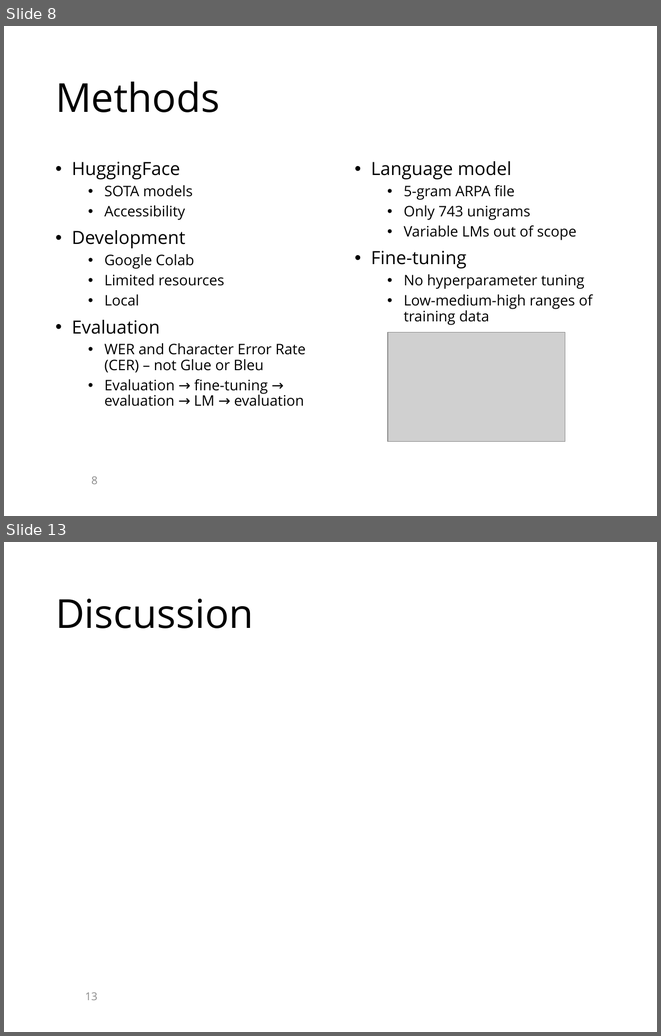
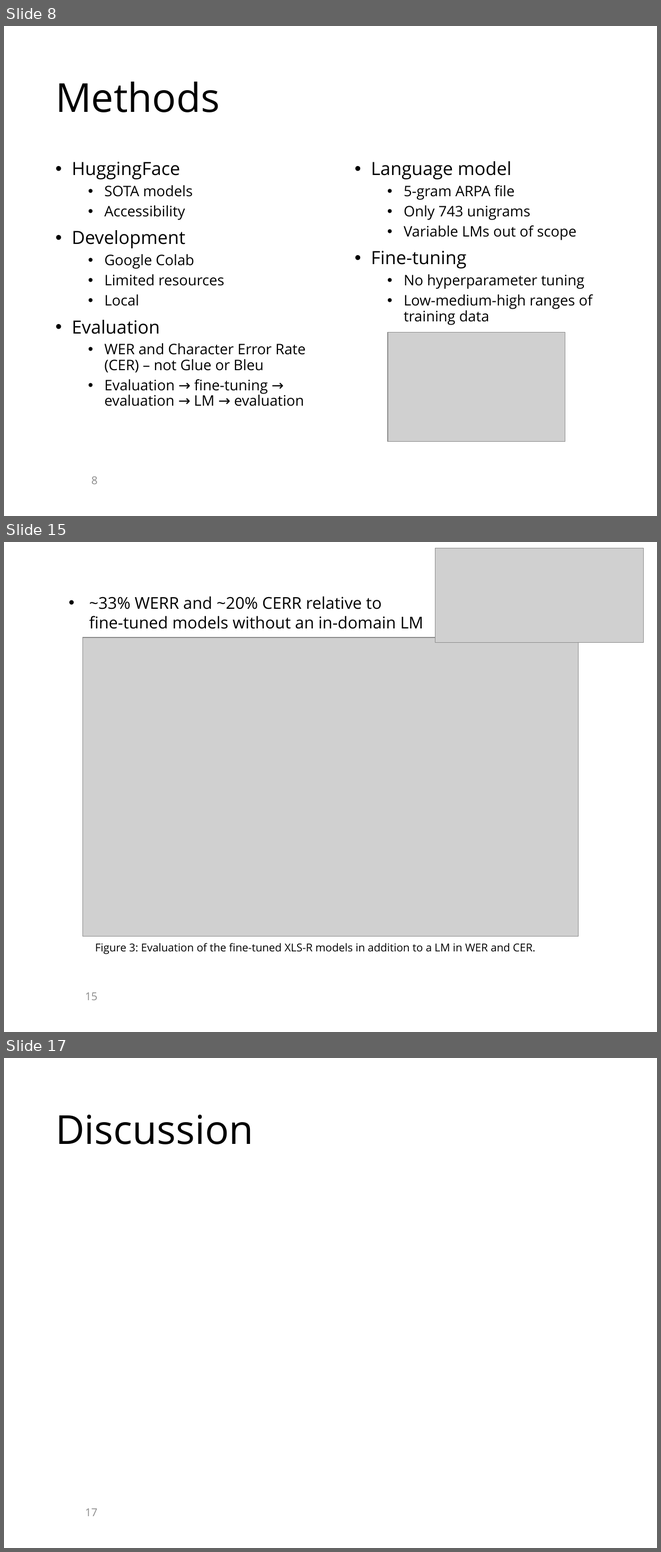
Before and after one commit to KaranChand/ATC, a slide deck: PowerPoint_presentation_template.pptx. Shown one above the other, each under a label of ours: slides 8 and 13 before the commit, slides 8, 15 and 17 after it; the slides between them are not shown. The pictures are 661x1036 and 661x1552 pixels, drawn with LibreOffice and Linux fonts; fonts in the diff are those of the drawing; grey boxes stand for pictures; background and template pictures are left out. Boxes give left, top, right and bottom in pixels: in the first picture for what was removed or moved away, otherwise in the second. Text is boxed around its words. In the diff, an @@ line names an element or a change of style, - is before the commit and + after.

```diff
--- a/PowerPoint_presentation_template.pptx
+++ b/PowerPoint_presentation_template.pptx
@@ slide 15 added at [4, 542, 657, 1032], background picture (left out) @@
@@ picture added at [435, 548, 643, 643] @@
@@ text added at [89, 596, 424, 629], 18 pt, text #000000 @@
+• ~33% WERR and ~20% CERR relative to
+  fine-tuned models without an in-domain LM
@@ picture added at [83, 637, 579, 936] @@
@@ text added at [95, 943, 535, 954], 12 pt, text #000000 @@
+Figure 3: Evaluation of the fine-tuned XLS-R models in addition to a LM in WER and CER.
@@ page number added at [85, 992, 97, 1000], 12 pt, text #8C8C8C @@
+15
@@ what was slide 13 is now slide 17 @@
@@ page number at [85, 1508, 97, 1516]: text changed @@
-13
+17
```
Also in this commit, not shown: 3 slides changed, 4 other slides added, 1 slide removed.
